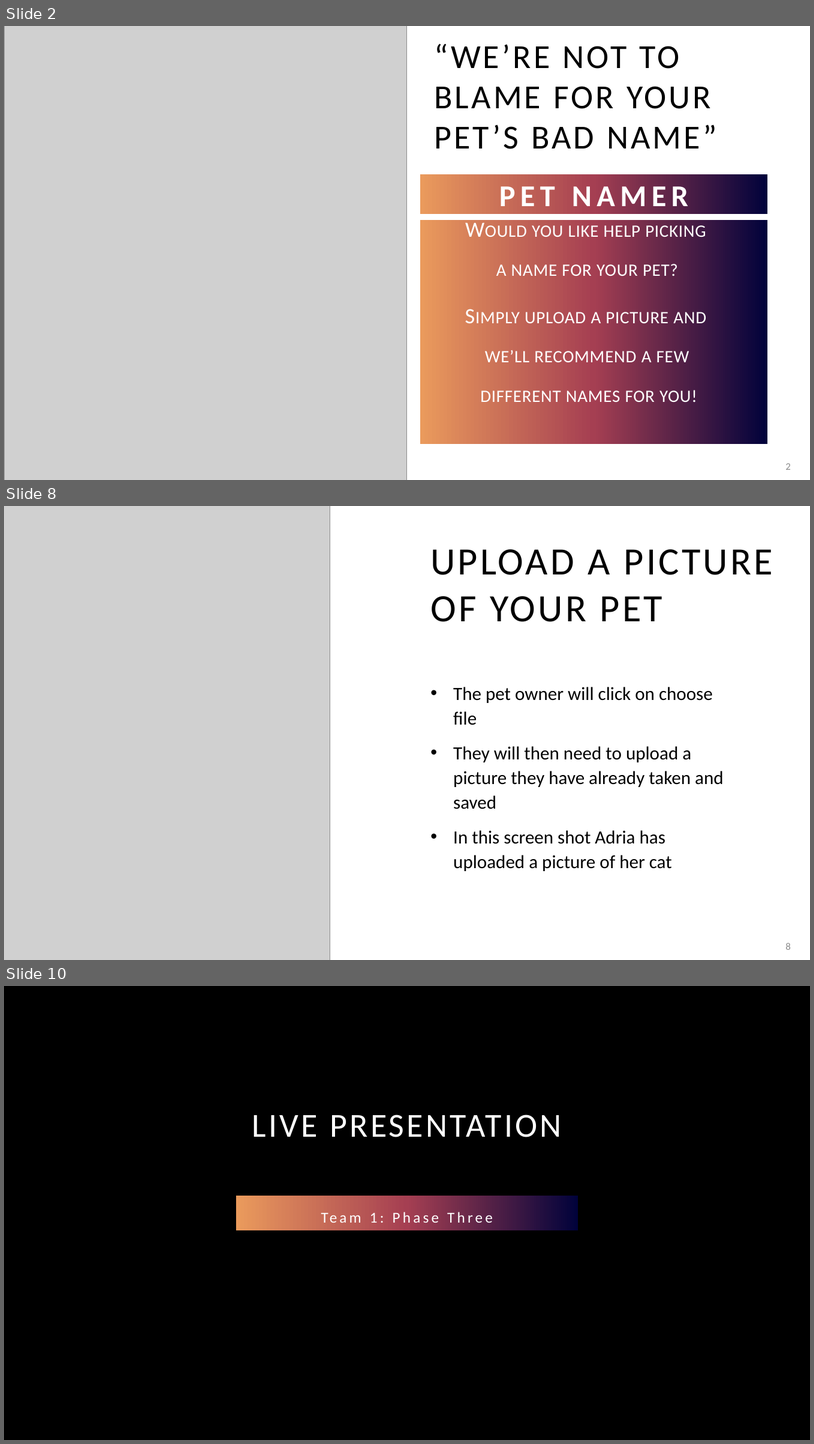
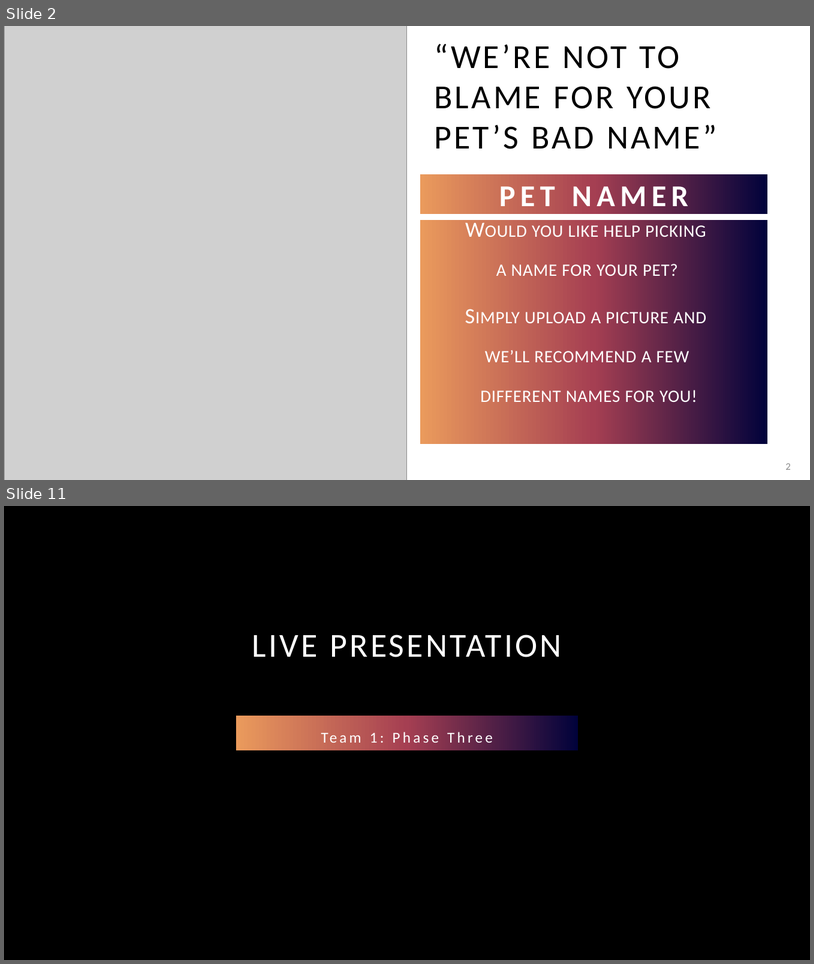
Before and after one commit to adriaonline/CPT200SP24-Team1, a slide deck: Phase 4 Docs/Phase 4 - Presentation.pptx. Shown one above the other, each under a label of ours: slides 2, 8 and 10 before the commit, slides 2 and 11 after it; the slides between them are not shown. The pictures are 814x1444 and 814x964 pixels, drawn with LibreOffice and Linux fonts; fonts in the diff are those of the drawing; grey boxes stand for pictures; background and template pictures are left out. Boxes give left, top, right and bottom in pixels: in the first picture for what was removed or moved away, otherwise in the second. Text is boxed around its words. In the diff, an @@ line names an element or a change of style, - is before the commit and + after.

```diff
--- a/Phase 4 Docs/Phase 4 - Presentation.pptx
+++ b/Phase 4 Docs/Phase 4 - Presentation.pptx
@@ slide 8 removed at <box>4,506,810,960</box>, background #FFFFFF @@
@@ picture removed at <box>4,506,330,960</box> @@
@@ title removed at <box>431,549,773,622</box> @@
-UPLOAD A PICTURE OF YOUR PET
@@ text removed at <box>453,687,724,871</box> @@
-• The pet owner will click on choose file
-• They will then need to upload a picture they have already taken and saved
-• In this screen shot Adria has uploaded a picture of her cat
@@ page number removed at <box>786,942,791,949</box> @@
-8
@@ what was slide 10 is now slide 11 @@
```
Also in this commit, not shown: 8 slides added, 6 other slides removed, 2 other files.
